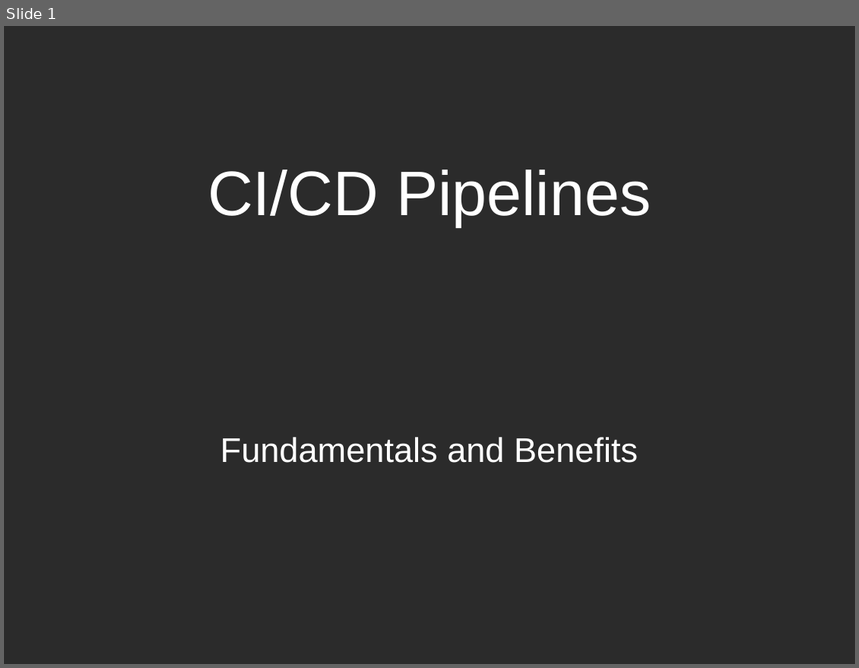
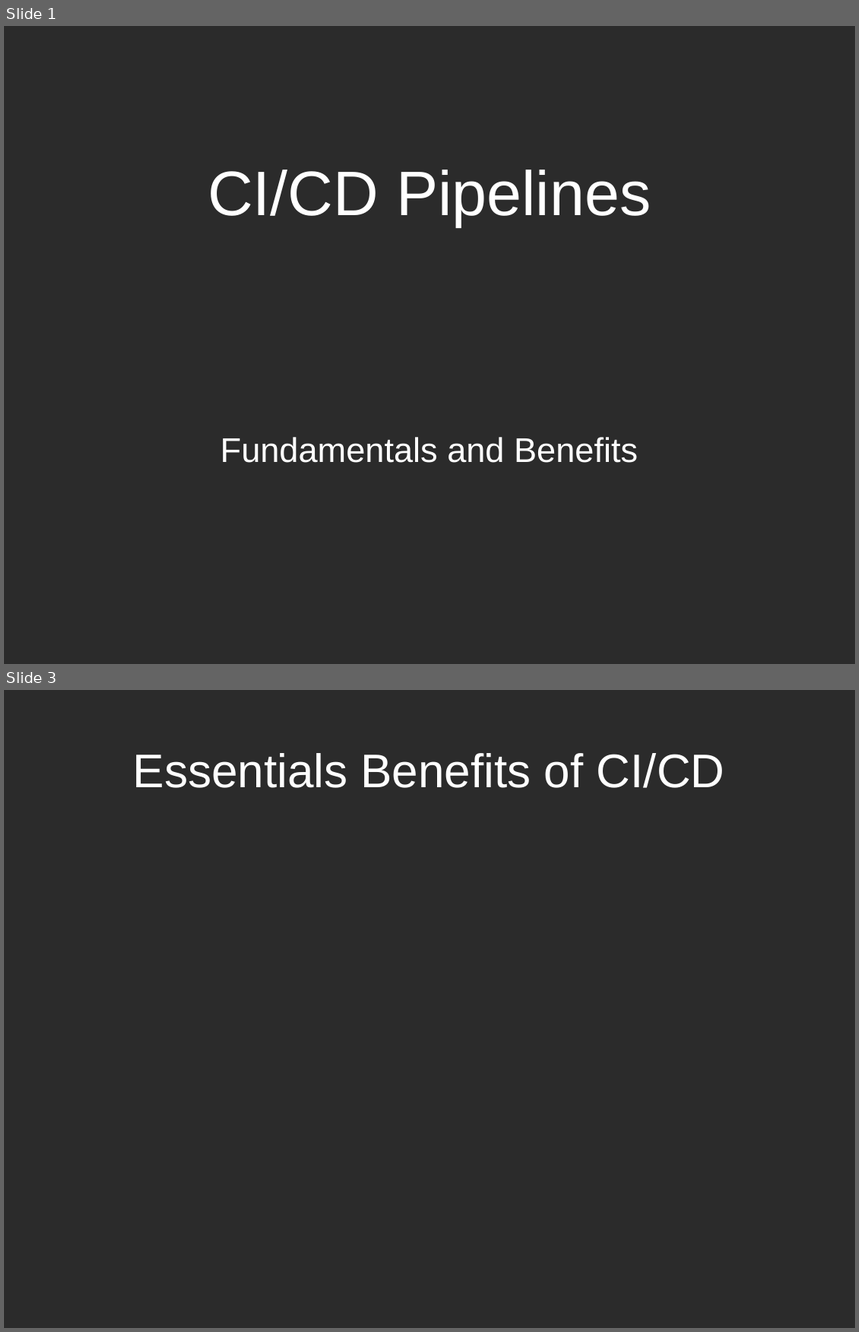
Before and after one commit to Tr3mo89/udacity-project-4-app-auto-deploy, a slide deck: presentation.odp. Shown one above the other, each under a label of ours: slide 1 before the commit, slides 1 and 3 after it; the slides between them are not shown. The pictures are 859x668 and 859x1332 pixels, drawn with LibreOffice and Linux fonts; fonts in the diff are those of the drawing; background and template pictures are left out; a plain dark background stands for a picture behind light text. Boxes give left, top, right and bottom in pixels: in the first picture for what was removed or moved away, otherwise in the second. Text is boxed around its words. In the diff, an @@ line names an element or a change of style, - is before the commit and + after.

```diff
--- a/presentation.odp
+++ b/presentation.odp
@@ slide 3 added at box(4, 690, 855, 1328), background picture (left out) @@
@@ title added at box(133, 753, 725, 788), 44 pt, text #FFFFFF @@
+Essentials Benefits of CI/CD
```
Also in this commit, not shown: 3 other slides added, 3 slides removed, 1 other file.
